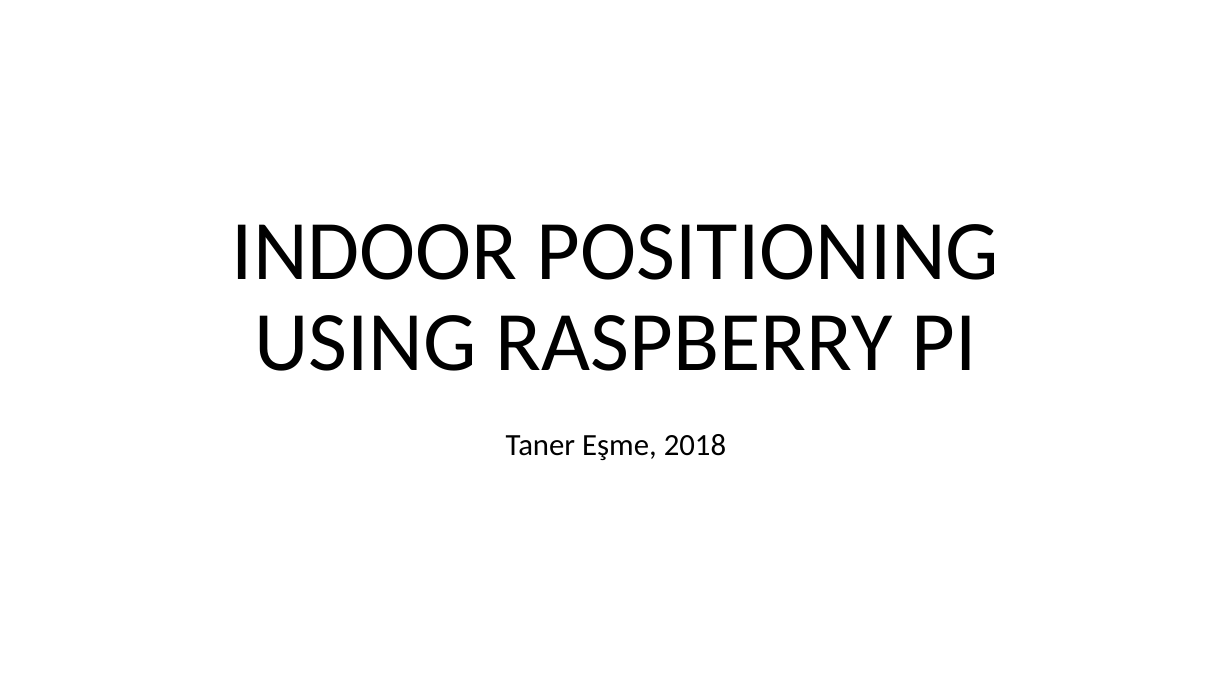
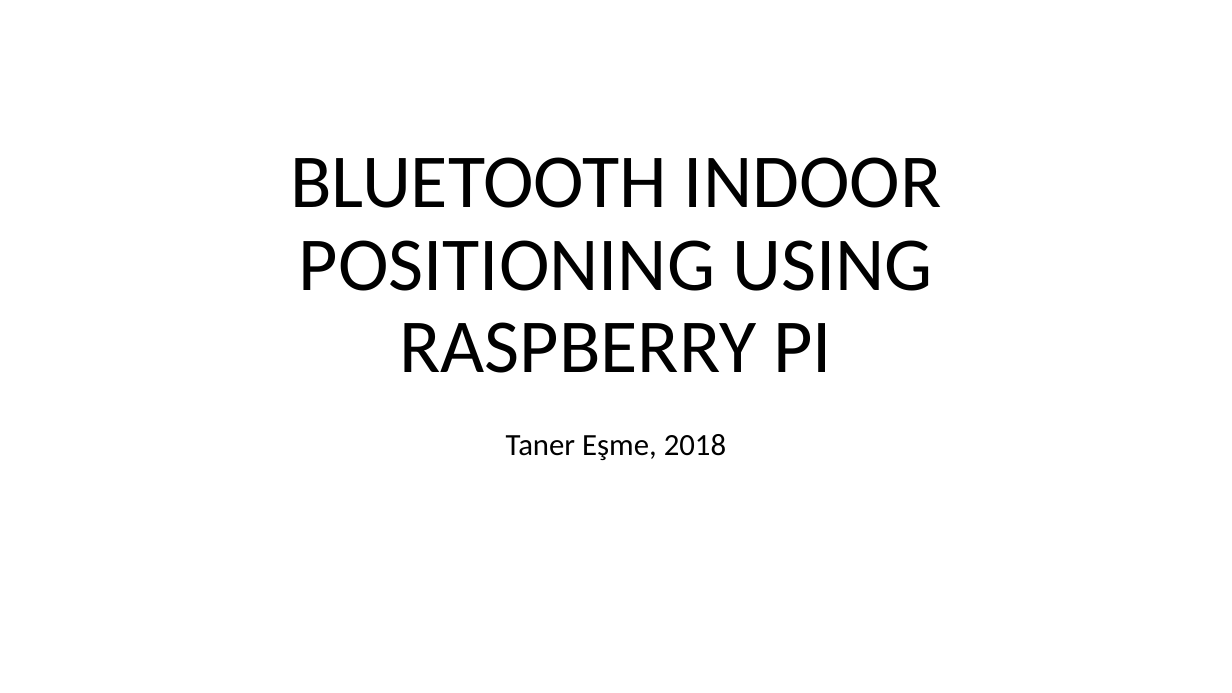
Before and after one commit to taneresme/indoorPositioning, a slide deck: slide 1 of docs/reports/Presentation.pptx. Drawn at 1232x693 pixels with LibreOffice and Linux fonts; fonts in the diff are those of the drawing. Boxes give left, top, right and bottom in pixels: in the first picture for what was removed or moved away, otherwise in the second. Text is boxed around its words. In the diff, an @@ line names an element or a change of style, - is before the commit and + after.

Commit message:
presentation updated

```diff
--- a/docs/reports/Presentation.pptx
+++ b/docs/reports/Presentation.pptx
@@ title at (290,157,941,373): text changed; size 66 to 59.4 pt @@
-INDOOR POSITIONING USING RASPBERRY PI
+BLUETOOTH INDOOR POSITIONING USING RASPBERRY PI
```
